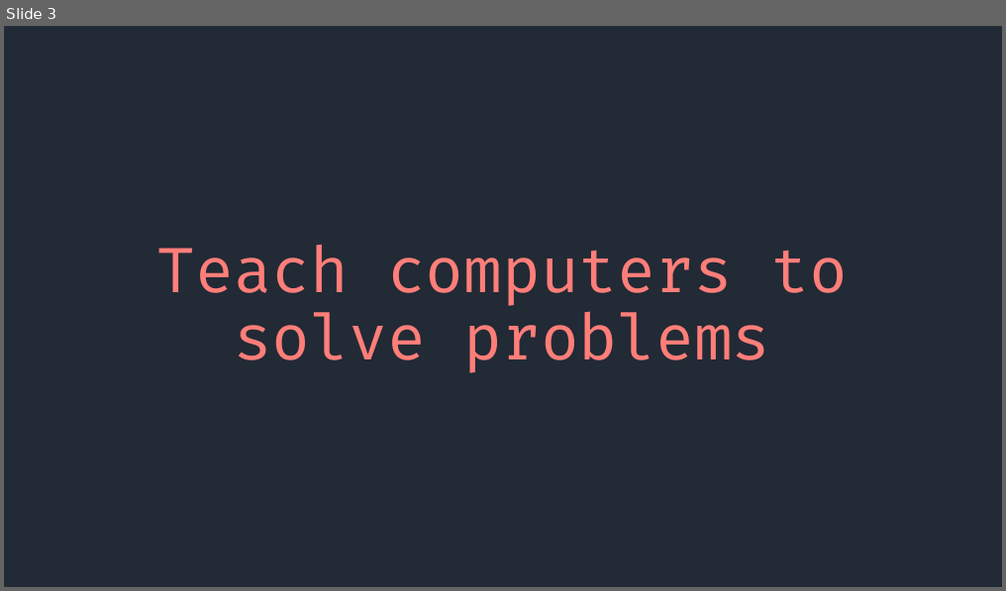
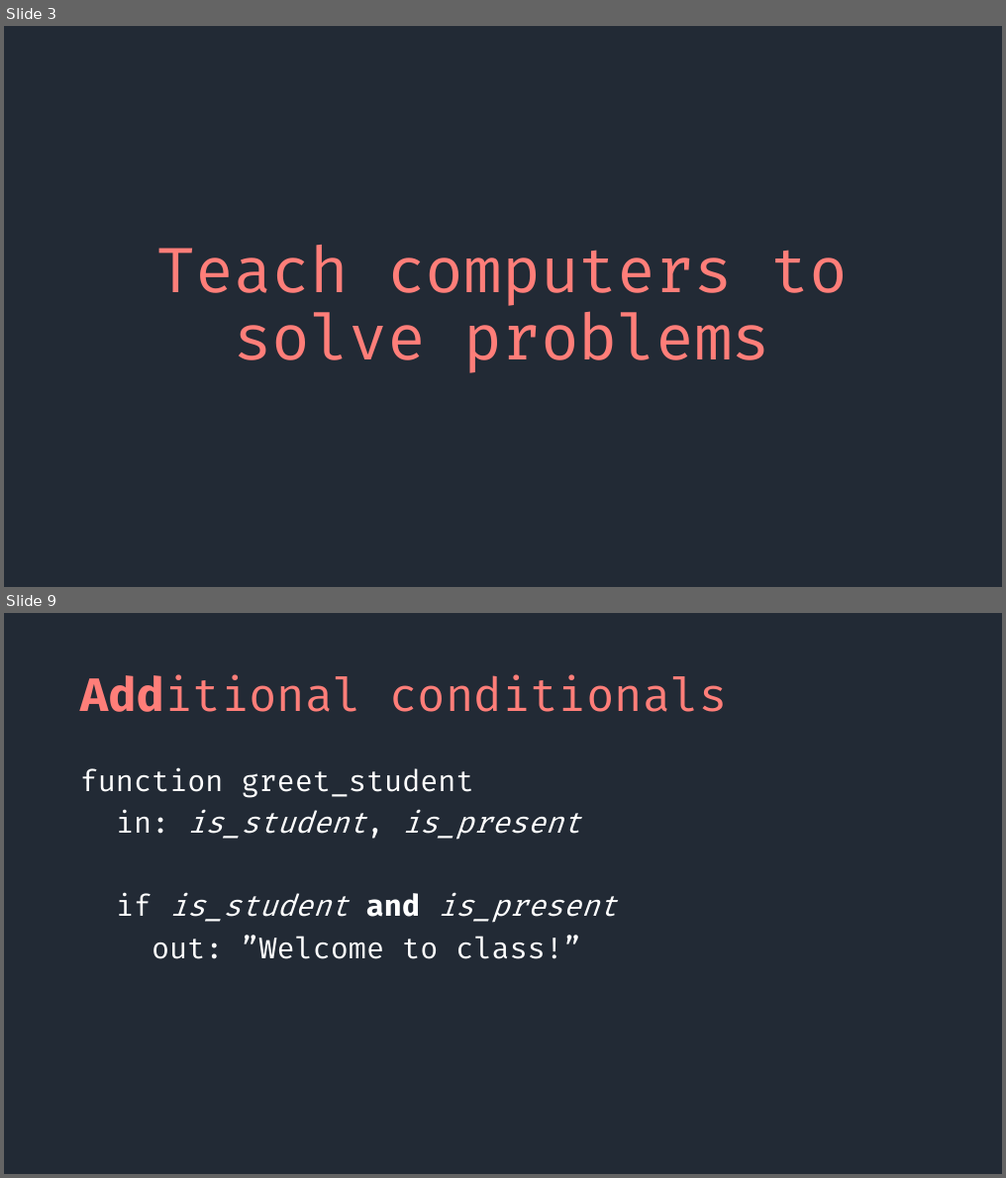
Before and after one commit to SeanMcP/college-career-day, a slide deck: presentation.pptx. Shown one above the other, each under a label of ours: slide 3 before the commit, slides 3 and 9 after it; the slides between them are not shown. The pictures are 1006x591 and 1006x1178 pixels, drawn with LibreOffice and Linux fonts; fonts in the diff are those of the drawing. Boxes give left, top, right and bottom in pixels: in the first picture for what was removed or moved away, otherwise in the second. Text is boxed around its words. In the diff, an @@ line names an element or a change of style, - is before the commit and + after.

```diff
--- a/presentation.pptx
+++ b/presentation.pptx
@@ slide 9 added at (x1=4, y1=613, x2=1002, y2=1174), background #222A35 @@
@@ title added at (x1=80, y1=674, x2=727, y2=712), 44 pt, text #FF7E79 @@
+Additional conditionals
@@ text added at (x1=80, y1=767, x2=617, y2=959), 28 pt, text #FFFFFF @@
+function greet_student
+in: is_student, is_present
+if is_student and is_present
+out: ”Welcome to class!”
```
Also in this commit, not shown: 9 other slides added, 1 other file.
